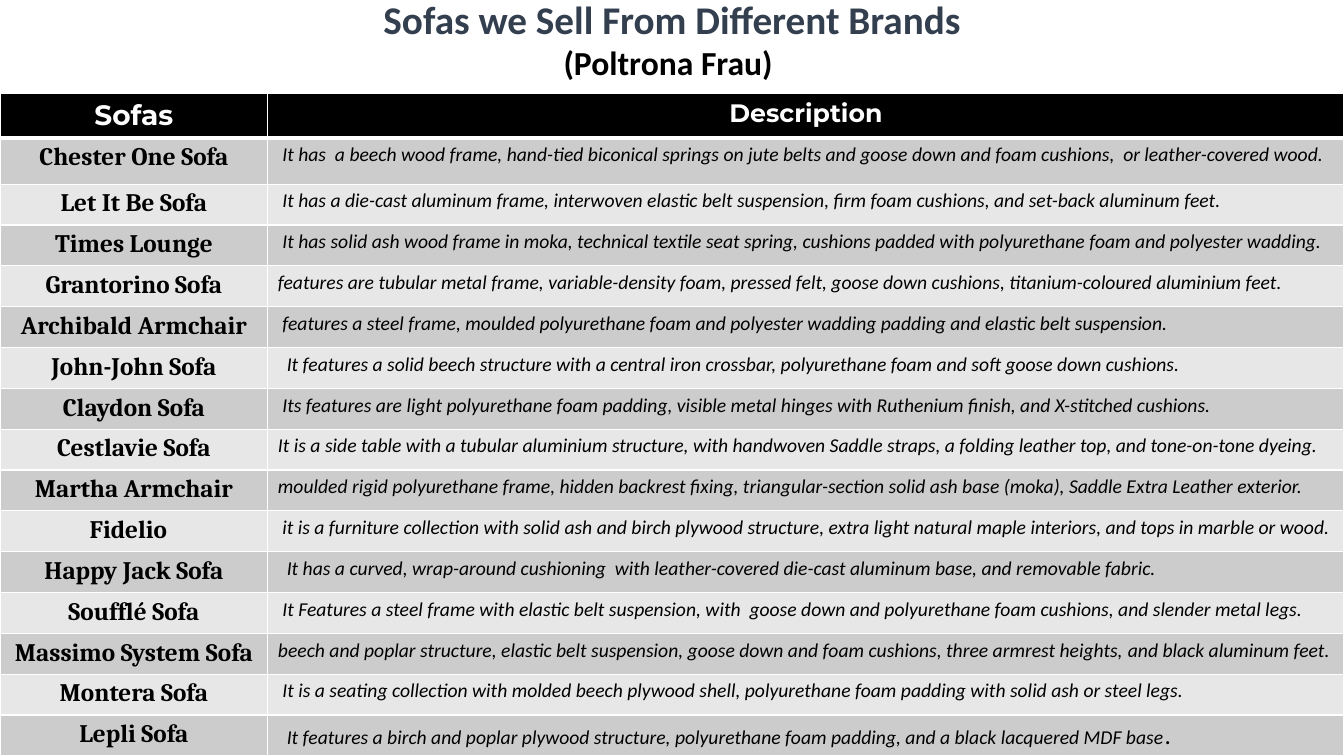
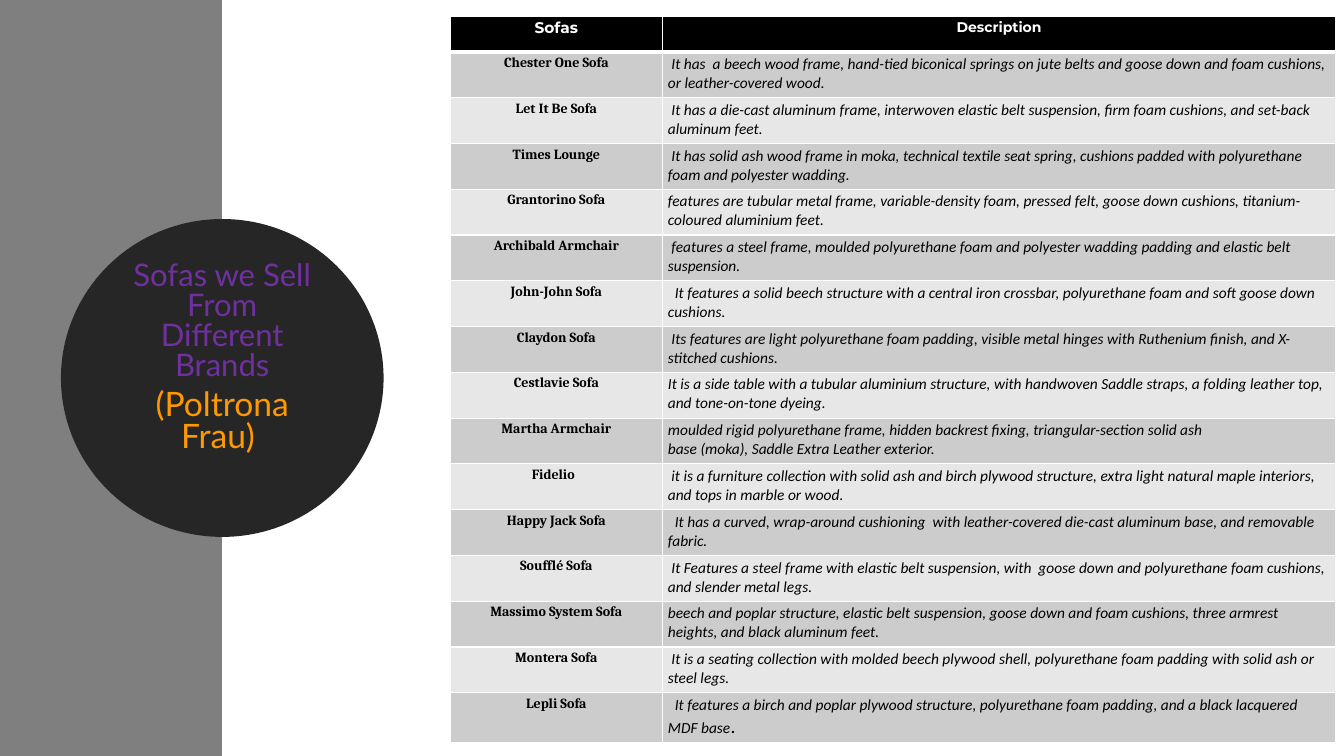
Before and after one commit to arifjunaid039/Oxford-sofas, a slide deck: slide 6 of Presentation/Oxford sofas ppt.pptx. Drawn at 1344x756 pixels with LibreOffice and Linux fonts; fonts in the diff are those of the drawing. Boxes give left, top, right and bottom in pixels: in the first picture for what was removed or moved away, otherwise in the second. Text is boxed around its words. In the diff, an @@ line names an element or a change of style, - is before the commit and + after.

```diff
--- a/Presentation/Oxford sofas ppt.pptx
+++ b/Presentation/Oxford sofas ppt.pptx
@@ rectangle added at (0,0,222,756), fill #7F7F7F @@
@@ table at (451,16,1336,742) @@
@@ size 20 to 11 pt in "Sofas" @@
@@ size 18 to 10 pt in "Description", "Chester One Sofa", "Let It Be Sofa", "Times Lounge" and 12 more places @@
@@ size 14 to 11 pt in "It has a beech wood frame, hand-tied ...", "It has a die-cast aluminum frame, interwoven ...", "It has solid ash wood frame in ...", "features are tubular metal frame, variable-density foam, ..." and 11 more places @@
@@ size 18 to 14 pt in "base." @@
@@ table: place and size @@
-table at (0,94,1344,756)
+table at (451,16,1336,742)
@@ ellipse "Sofas we Sell From Different ...": place and size @@
-ellipse "Sofas we Sell From Different ..." at (383,6,960,80)
+ellipse "Sofas we Sell From Different ..." at (71,229,374,527)
@@ ellipse "Sofas we Sell From Different ..." at (71,229,374,527): size 28 to 22.2 pt, text colour #333F50 to #7030A0 in "Sofas we Sell From Different Brands"; font Calibri to Lato, letter outline #FFFFFF 0.75 pt to none, bold off; size 24 to 24.1 pt, text colour #000000 to #FF9900 in "(Poltrona Frau)"; line spacing 1 to 0.8; more space between paragraphs; vertical alignment top to middle; fill none to #262626; outline none to #262626 13.75 pt @@
```
Also in this commit, not shown: 6 other slides changed, 11 other files.
